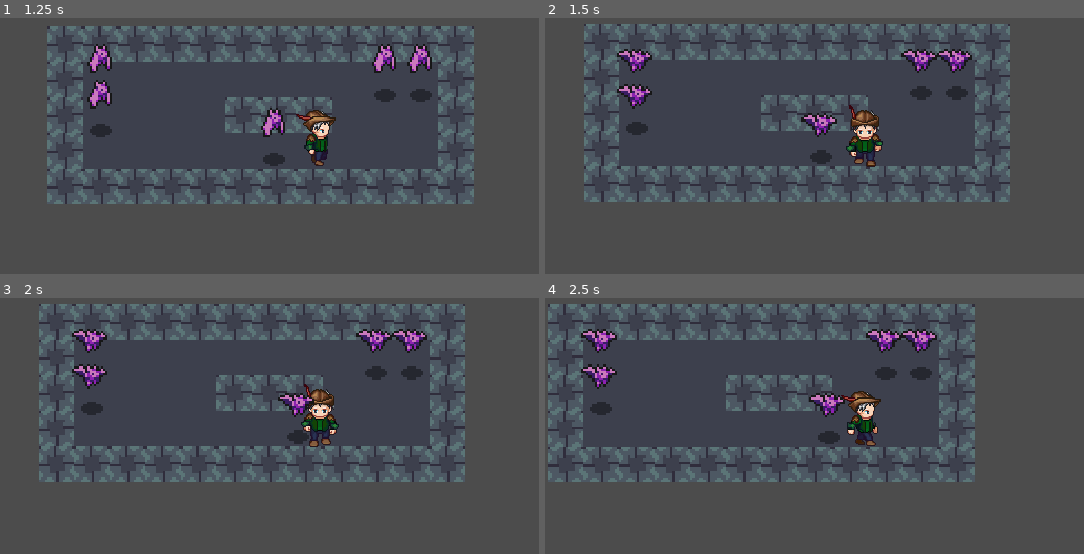
Above: before the commit, frames 1-4 (two rows, left to right).
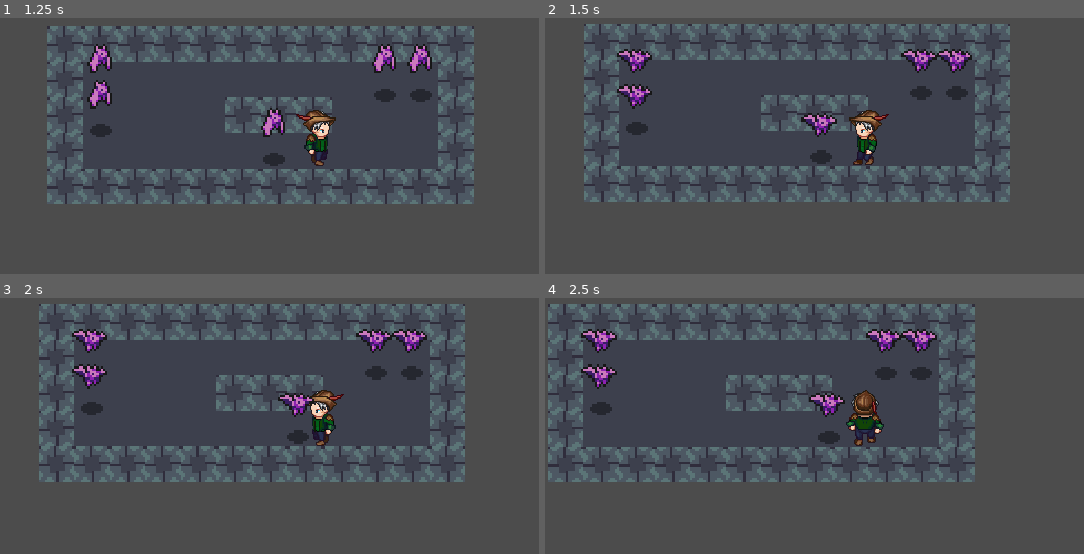
Above: after the commit, the same moments.

Repository: AR-Dungeon-Crawler/Capstone
Game: Godot game, scene res://World/Room.tscn
Same seed, same stepped clock (60 frames per second), same inputs: the game is played once before the commit and once after it.
Inputs (mouse positions are in pixels of both pictures, inside the frame that each line leads up to):
- Up to frame 1 (1.25 s): move the mouse to (458, 115) at 0.52 s; hold Right (ui_right) from 0.53 s (still down)
- Up to frame 2 (1.5 s): move the mouse to (739, 151) at 1.27 s; release Right (ui_right) at 1.28 s; hold Down (ui_down) from 1.28 s (still down)
- Up to frame 3 (2 s): keep holding Down (ui_down)
- Up to frame 4 (2.5 s): move the mouse to (927, 333) at 2.02 s; release Down (ui_down) at 2.03 s; hold Right (ui_right) from 2.03 s (still down)

Frame 1 is identical in both runs. In frame 2, 0.9% of the frame differs, in the area x 55-64%, y 33-59%; in frame 3, 0.9%; in frame 4, 0.9%.

Commit message:
Mouse Detection and Turning
Changed turning to be based on mouse position on screen. Functionality for backward walking animation not implemented.

Diff:
--- a/Player/Player.gd
+++ b/Player/Player.gd
@@ -9,8 +9,15 @@
 onready var animationTree = $AnimationTree
 onready var animationState = animationTree.get(C.playback)
 
+# What does this do?
 func _ready():
 	C.player = self
+
+
+func _input(event):
+	if event is InputEventMouseMotion:
+		var mouse_loc = event.position
+
 
 func _physics_process(delta):
 	var input_vector = Vector2.ZERO
@@ -18,13 +25,19 @@
 	input_vector.y = Input.get_action_strength(C.down) - Input.get_action_strength(C.up)
 	input_vector = input_vector.normalized()
 
+	var mouse_loc = get_viewport().get_mouse_position()
+
+	animationTree.set(C.idleBlend, mouse_loc)
+	animationTree.set(C.moveBlend, mouse_loc)
+	animationTree.set(C.moveReverseBlend, mouse_loc)
+
 	if input_vector != Vector2.ZERO:
-		animationTree.set(C.idleBlend, input_vector)
-		animationTree.set(C.moveBlend, input_vector)
 		animationState.travel("Move")
 		velocity = velocity.move_toward(input_vector * C.MAX_SPEED, C.ACCELERATION * delta)
 	else:
 		animationState.travel("Idle")
 		velocity = velocity.move_toward(Vector2.ZERO, C.FRICTION * delta)
 
+
+
 	move_and_slide(velocity)
--- a/Player/Player.tscn
+++ b/Player/Player.tscn
@@ -73,6 +73,40 @@
 
 [sub_resource type="Animation" id=1]
 resource_name = "MoveDown"
+length = 0.7
+loop = true
+tracks/0/type = "value"
+tracks/0/path = NodePath("Sprite:frame")
+tracks/0/interp = 1
+tracks/0/loop_wrap = true
+tracks/0/imported = false
+tracks/0/enabled = true
+tracks/0/keys = {
+"times": PoolRealArray( 0, 0.1, 0.2, 0.3, 0.4, 0.5, 0.6 ),
+"transitions": PoolRealArray( 1, 1, 1, 1, 1, 1, 1 ),
+"update": 1,
+"values": [ 132, 133, 134, 135, 136, 137, 138 ]
+}
+
+[sub_resource type="Animation" id=34]
+resource_name = "MoveDownReverse"
+length = 0.7
+loop = true
+tracks/0/type = "value"
+tracks/0/path = NodePath("Sprite:frame")
+tracks/0/interp = 1
+tracks/0/loop_wrap = true
+tracks/0/imported = false
+tracks/0/enabled = true
+tracks/0/keys = {
+"times": PoolRealArray( 0, 0.1, 0.2, 0.3, 0.4, 0.5, 0.6 ),
+"transitions": PoolRealArray( 1, 1, 1, 1, 1, 1, 1 ),
+"update": 1,
+"values": [ 138, 137, 136, 135, 134, 133, 132 ]
+}
+
+[sub_resource type="Animation" id=2]
+resource_name = "MoveLeft"
 length = 0.8
 loop = true
 tracks/0/type = "value"
@@ -85,58 +119,92 @@
 "times": PoolRealArray( 0, 0.1, 0.2, 0.3, 0.4, 0.5, 0.6, 0.7 ),
 "transitions": PoolRealArray( 1, 1, 1, 1, 1, 1, 1, 1 ),
 "update": 1,
-"values": [ 132, 133, 134, 135, 136, 137, 138, 131 ]
-}
-
-[sub_resource type="Animation" id=2]
-resource_name = "MoveLeft"
-length = 0.9
-loop = true
-tracks/0/type = "value"
-tracks/0/path = NodePath("Sprite:frame")
-tracks/0/interp = 1
-tracks/0/loop_wrap = true
-tracks/0/imported = false
-tracks/0/enabled = true
-tracks/0/keys = {
-"times": PoolRealArray( 0, 0.1, 0.2, 0.3, 0.4, 0.5, 0.6, 0.7, 0.8 ),
-"transitions": PoolRealArray( 1, 1, 1, 1, 1, 1, 1, 1, 1 ),
-"update": 1,
-"values": [ 118, 119, 120, 121, 122, 123, 124, 125, 117 ]
+"values": [ 118, 119, 120, 121, 122, 123, 124, 125 ]
+}
+
+[sub_resource type="Animation" id=33]
+resource_name = "MoveLeftReverse"
+length = 0.8
+loop = true
+tracks/0/type = "value"
+tracks/0/path = NodePath("Sprite:frame")
+tracks/0/interp = 1
+tracks/0/loop_wrap = true
+tracks/0/imported = false
+tracks/0/enabled = true
+tracks/0/keys = {
+"times": PoolRealArray( 0, 0.1, 0.2, 0.3, 0.4, 0.5, 0.6, 0.7 ),
+"transitions": PoolRealArray( 1, 1, 1, 1, 1, 1, 1, 1 ),
+"update": 1,
+"values": [ 125, 124, 123, 122, 121, 120, 119, 118 ]
 }
 
 [sub_resource type="Animation" id=3]
 resource_name = "MoveRight"
-length = 0.9
-loop = true
-tracks/0/type = "value"
-tracks/0/path = NodePath("Sprite:frame")
-tracks/0/interp = 1
-tracks/0/loop_wrap = true
-tracks/0/imported = false
-tracks/0/enabled = true
-tracks/0/keys = {
-"times": PoolRealArray( 0, 0.1, 0.2, 0.3, 0.4, 0.5, 0.6, 0.7, 0.8 ),
-"transitions": PoolRealArray( 1, 1, 1, 1, 1, 1, 1, 1, 1 ),
-"update": 1,
-"values": [ 144, 145, 146, 147, 148, 149, 150, 151, 143 ]
+length = 0.8
+loop = true
+tracks/0/type = "value"
+tracks/0/path = NodePath("Sprite:frame")
+tracks/0/interp = 1
+tracks/0/loop_wrap = true
+tracks/0/imported = false
+tracks/0/enabled = true
+tracks/0/keys = {
+"times": PoolRealArray( 0, 0.1, 0.2, 0.3, 0.4, 0.5, 0.6, 0.7 ),
+"transitions": PoolRealArray( 1, 1, 1, 1, 1, 1, 1, 1 ),
+"update": 1,
+"values": [ 144, 145, 146, 147, 148, 149, 150, 151 ]
+}
+
+[sub_resource type="Animation" id=35]
+resource_name = "MoveRightReverse"
+length = 0.8
+loop = true
+tracks/0/type = "value"
+tracks/0/path = NodePath("Sprite:frame")
+tracks/0/interp = 1
+tracks/0/loop_wrap = true
+tracks/0/imported = false
+tracks/0/enabled = true
+tracks/0/keys = {
+"times": PoolRealArray( 0, 0.1, 0.2, 0.3, 0.4, 0.5, 0.6, 0.7 ),
+"transitions": PoolRealArray( 1, 1, 1, 1, 1, 1, 1, 1 ),
+"update": 1,
+"values": [ 151, 150, 149, 148, 147, 146, 145, 144 ]
 }
 
 [sub_resource type="Animation" id=4]
 resource_name = "MoveUp"
-length = 0.8
-loop = true
-tracks/0/type = "value"
-tracks/0/path = NodePath("Sprite:frame")
-tracks/0/interp = 1
-tracks/0/loop_wrap = true
-tracks/0/imported = false
-tracks/0/enabled = true
-tracks/0/keys = {
-"times": PoolRealArray( 0, 0.1, 0.2, 0.3, 0.4, 0.5, 0.6, 0.7 ),
-"transitions": PoolRealArray( 1, 1, 1, 1, 1, 1, 1, 1 ),
-"update": 1,
-"values": [ 106, 107, 108, 109, 110, 111, 112, 105 ]
+length = 0.7
+loop = true
+tracks/0/type = "value"
+tracks/0/path = NodePath("Sprite:frame")
+tracks/0/interp = 1
+tracks/0/loop_wrap = true
+tracks/0/imported = false
+tracks/0/enabled = true
+tracks/0/keys = {
+"times": PoolRealArray( 0, 0.1, 0.2, 0.3, 0.4, 0.5, 0.6 ),
+"transitions": PoolRealArray( 1, 1, 1, 1, 1, 1, 1 ),
+"update": 1,
+"values": [ 106, 107, 108, 109, 110, 111, 112 ]
+}
+
+[sub_resource type="Animation" id=36]
+resource_name = "MoveUpReverse"
+length = 0.7
+loop = true
+tracks/0/type = "value"
+tracks/0/path = NodePath("Sprite:frame")
+tracks/0/interp = 1
+tracks/0/loop_wrap = true
+tracks/0/imported = false
+tracks/0/enabled = true
+tracks/0/keys = {
+"times": PoolRealArray( 0, 0.1, 0.2, 0.3, 0.4, 0.5, 0.6 ),
+"transitions": PoolRealArray( 1, 1, 1, 1, 1, 1, 1 ),
+"update": 1,
+"values": [ 112, 111, 110, 109, 108, 107, 106 ]
 }
 
 [sub_resource type="Animation" id=5]
@@ -154,67 +222,103 @@
 "values": [ 144 ]
 }
 
-[sub_resource type="AnimationNodeAnimation" id=13]
+[sub_resource type="AnimationNodeAnimation" id=25]
+animation = "IdleDown"
+
+[sub_resource type="AnimationNodeAnimation" id=26]
 animation = "IdleLeft"
 
-[sub_resource type="AnimationNodeAnimation" id=14]
-animation = "IdleDown"
-
-[sub_resource type="AnimationNodeAnimation" id=15]
+[sub_resource type="AnimationNodeAnimation" id=27]
+animation = "IdleUp"
+
+[sub_resource type="AnimationNodeAnimation" id=28]
 animation = "IdleRight"
 
-[sub_resource type="AnimationNodeAnimation" id=16]
-animation = "IdleUp"
-
 [sub_resource type="AnimationNodeBlendSpace2D" id=12]
-blend_point_0/node = SubResource( 13 )
-blend_point_0/pos = Vector2( -1, 0 )
-blend_point_1/node = SubResource( 14 )
-blend_point_1/pos = Vector2( 0, 1.1 )
-blend_point_2/node = SubResource( 15 )
-blend_point_2/pos = Vector2( 1, 0 )
-blend_point_3/node = SubResource( 16 )
-blend_point_3/pos = Vector2( 0, -1.1 )
-min_space = Vector2( -1, -1.1 )
-max_space = Vector2( 1, 1.1 )
+blend_point_0/node = SubResource( 25 )
+blend_point_0/pos = Vector2( 160, 180 )
+blend_point_1/node = SubResource( 26 )
+blend_point_1/pos = Vector2( 0, 90 )
+blend_point_2/node = SubResource( 27 )
+blend_point_2/pos = Vector2( 160, 0 )
+blend_point_3/node = SubResource( 28 )
+blend_point_3/pos = Vector2( 320, 90 )
+min_space = Vector2( 0, 0 )
+max_space = Vector2( 320, 180 )
 blend_mode = 1
 
-[sub_resource type="AnimationNodeAnimation" id=17]
+[sub_resource type="AnimationNodeAnimation" id=29]
+animation = "MoveDown"
+
+[sub_resource type="AnimationNodeAnimation" id=30]
 animation = "MoveLeft"
 
-[sub_resource type="AnimationNodeAnimation" id=18]
-animation = "MoveDown"
-
-[sub_resource type="AnimationNodeAnimation" id=19]
+[sub_resource type="AnimationNodeAnimation" id=31]
+animation = "MoveUp"
+
+[sub_resource type="AnimationNodeAnimation" id=32]
 animation = "MoveRight"
 
-[sub_resource type="AnimationNodeAnimation" id=20]
-animation = "MoveUp"
-
 [sub_resource type="AnimationNodeBlendSpace2D" id=21]
-blend_point_0/node = SubResource( 17 )
-blend_point_0/pos = Vector2( -1, 0 )
-blend_point_1/node = SubResource( 18 )
-blend_point_1/pos = Vector2( 0, 1.1 )
-blend_point_2/node = SubResource( 19 )
-blend_point_2/pos = Vector2( 1, 0 )
-blend_point_3/node = SubResource( 20 )
-blend_point_3/pos = Vector2( 0, -1.1 )
-min_space = Vector2( -1, -1.1 )
-max_space = Vector2( 1, 1.1 )
+blend_point_0/node = SubResource( 29 )
+blend_point_0/pos = Vector2( 160, 180 )
+blend_point_1/node = SubResource( 30 )
+blend_point_1/pos = Vector2( 0, 90 )
+blend_point_2/node = SubResource( 31 )
+blend_point_2/pos = Vector2( 160, 0 )
+blend_point_3/node = SubResource( 32 )
+blend_point_3/pos = Vector2( 320, 90 )
+min_space = Vector2( 0, 0 )
+max_space = Vector2( 320, 180 )
 blend_mode = 1
 
+[sub_resource type="AnimationNodeAnimation" id=37]
+animation = "MoveDownReverse"
+
+[sub_resource type="AnimationNodeAnimation" id=38]
+animation = "MoveUpReverse"
+
+[sub_resource type="AnimationNodeAnimation" id=39]
+animation = "MoveLeftReverse"
+
+[sub_resource type="AnimationNodeAnimation" id=40]
+animation = "MoveRightReverse"
+
+[sub_resource type="AnimationNodeBlendSpace2D" id=41]
+blend_point_0/node = SubResource( 37 )
+blend_point_0/pos = Vector2( 160, 180 )
+blend_point_1/node = SubResource( 38 )
+blend_point_1/pos = Vector2( 160, 0 )
+blend_point_2/node = SubResource( 39 )
+blend_point_2/pos = Vector2( 0, 90 )
+blend_point_3/node = SubResource( 40 )
+blend_point_3/pos = Vector2( 320, 90 )
+min_space = Vector2( 0, 0 )
+max_space = Vector2( 320, 180 )
+blend_mode = 1
+
 [sub_resource type="AnimationNodeStateMachineTransition" id=22]
 
 [sub_resource type="AnimationNodeStateMachineTransition" id=23]
+
+[sub_resource type="AnimationNodeStateMachineTransition" id=42]
+
+[sub_resource type="AnimationNodeStateMachineTransition" id=43]
+
+[sub_resource type="AnimationNodeStateMachineTransition" id=44]
+
+[sub_resource type="AnimationNodeStateMachineTransition" id=45]
 
 [sub_resource type="AnimationNodeStateMachine" id=7]
 states/Idle/node = SubResource( 12 )
 states/Idle/position = Vector2( 360, 111 )
 states/Move/node = SubResource( 21 )
-states/Move/position = Vector2( 556, 111 )
-transitions = [ "Idle", "Move", SubResource( 22 ), "Move", "Idle", SubResource( 23 ) ]
+states/Move/position = Vector2( 559, 111 )
+states/MoveReverse/node = SubResource( 41 )
+states/MoveReverse/position = Vector2( 457.95, 201.66 )
+transitions = [ "Idle", "Move", SubResource( 22 ), "Move", "Idle", SubResource( 23 ), "Move", "MoveReverse", SubResource( 42 ), "MoveReverse", "Move", SubResource( 43 ), "Idle", "MoveReverse", SubResource( 44 ), "MoveReverse", "Idle", SubResource( 45 ) ]
 start_node = "Idle"
+graph_offset = Vector2( -55.0501, 63.6597 )
 
 [sub_resource type="AnimationNodeStateMachinePlayback" id=8]
 
@@ -239,9 +343,13 @@
 anims/IdleRight = SubResource( 6 )
 anims/IdleUp = SubResource( 10 )
 anims/MoveDown = SubResource( 1 )
+anims/MoveDownReverse = SubResource( 34 )
 anims/MoveLeft = SubResource( 2 )
+anims/MoveLeftReverse = SubResource( 33 )
 anims/MoveRight = SubResource( 3 )
+anims/MoveRightReverse = SubResource( 35 )
 anims/MoveUp = SubResource( 4 )
+anims/MoveUpReverse = SubResource( 36 )
 anims/RESET = SubResource( 5 )
 
 [node name="AnimationTree" type="AnimationTree" parent="."]
@@ -249,8 +357,9 @@
 anim_player = NodePath("../AnimationPlayer")
 active = true
 parameters/playback = SubResource( 8 )
-parameters/Idle/blend_position = Vector2( 0, 0 )
-parameters/Move/blend_position = Vector2( 0, 0 )
+parameters/Idle/blend_position = Vector2( 160, 89.2241 )
+parameters/Move/blend_position = Vector2( 159.746, 82.1965 )
+parameters/MoveReverse/blend_position = Vector2( 0, 0 )
 
 [node name="CollisionShape2D" type="CollisionShape2D" parent="."]
 position = Vector2( 0, 12 )
--- a/constants.gd
+++ b/constants.gd
@@ -13,3 +13,4 @@
 const right = "ui_right"
 const idleBlend = "parameters/Idle/blend_position"
 const moveBlend = "parameters/Move/blend_position"
+const moveReverseBlend = "parameters/MoveReverse/blend_position"
Not shown: 1 places in Player/Player.tscn that only renumber resources
